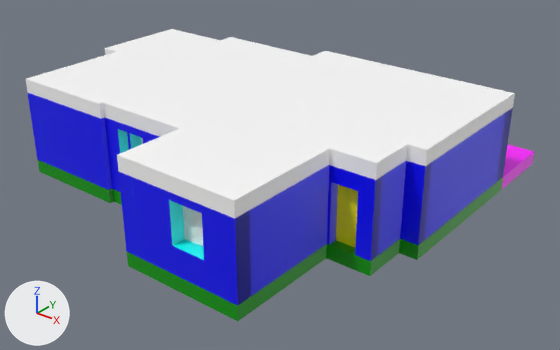
Two versions of the FBX model LosArcosVisualization/Assets/01_Maya/Models_v2/Floorplan_v2.fbx, one commit apart.
The view is the same before and after, from a 50 mm lens placed at (16.22, -19.37, 12.26), pointed at (0.85, -0.16, 0.34). Arrows for +X, +Y and +Z are at lower left; the lights stay in place. Where no turn or scale is listed for an object, it has been applied to the vertices. Vertices at the same position are counted once.
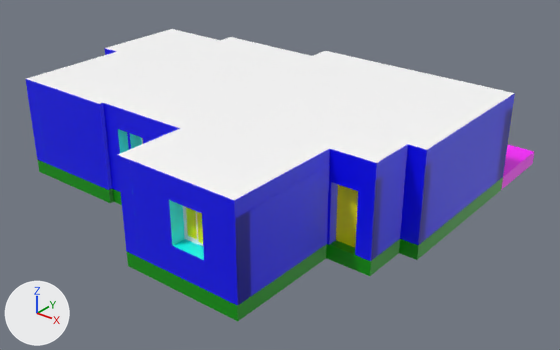
What differs and where, as boxes (x1, y1, x2, y2) in the pictures (560 x 350 px):
part 1 of me_mesh_092, recoloured
    both: (186, 207, 197, 239)
part 2 of me_mesh_066, recoloured (white to blue)
    both: (26, 49, 515, 219)
part 3 of me_mesh_093, recoloured
    both: (197, 212, 203, 244)

What changed in the scene script:
```text
Add mat_winglassbed04:
    mat_winglassbed04 = principled_material('WinGlassBed04')
    mat_winglassbed04.base_color = (1.0, 1.0, 0.0)  # yellow #ffff00
Change me_mesh_066:
    where me_mesh_066.from_pydata(...)  # 160 vertices, 120 faces; spans x -7.24..7.24, y -5.69..5.69, z -0.25..0.25
    used by ob_roof; location = (-0.06, -1.46, 3.33)
    me_mesh_066 part 2: 28 of the faces centred in x -7.24..7.24, y -5.69..5.69, z 0.0 switch from mat_winhandlebath02 (white #ffffff) to mat_blue (blue #0000ff)
Change me_mesh_093:
    where me_mesh_093.from_pydata(...)  # 186 vertices, 190 faces; spans x -0.281..0.281, y -0.03..0.03, z -0.604..0.604
    used by ob_windowleftbed04; location = (3.55, -6.7, 2.14)
    me_mesh_093 part 3: all 6 faces centred in x 0.0, y -0.02..0.02, z -0.318..0.318 switch from mat_winbed04 (white #ffffff) to mat_winglassbed04 (yellow #ffff00)
Change me_mesh_092:
    where me_mesh_092.from_pydata(...)  # 202 vertices, 198 faces; spans x -0.281..0.281, y -0.03..0.03, z -0.604..0.604
    used by ob_windowrightbed04; location = (3.09, -6.64, 2.14)
    me_mesh_092 part 1: all 6 faces centred in x 0.0, y -0.02..0.02, z -0.318..0.318 switch from mat_winbed04 (white #ffffff) to mat_winglassbed04 (yellow #ffff00)
```
